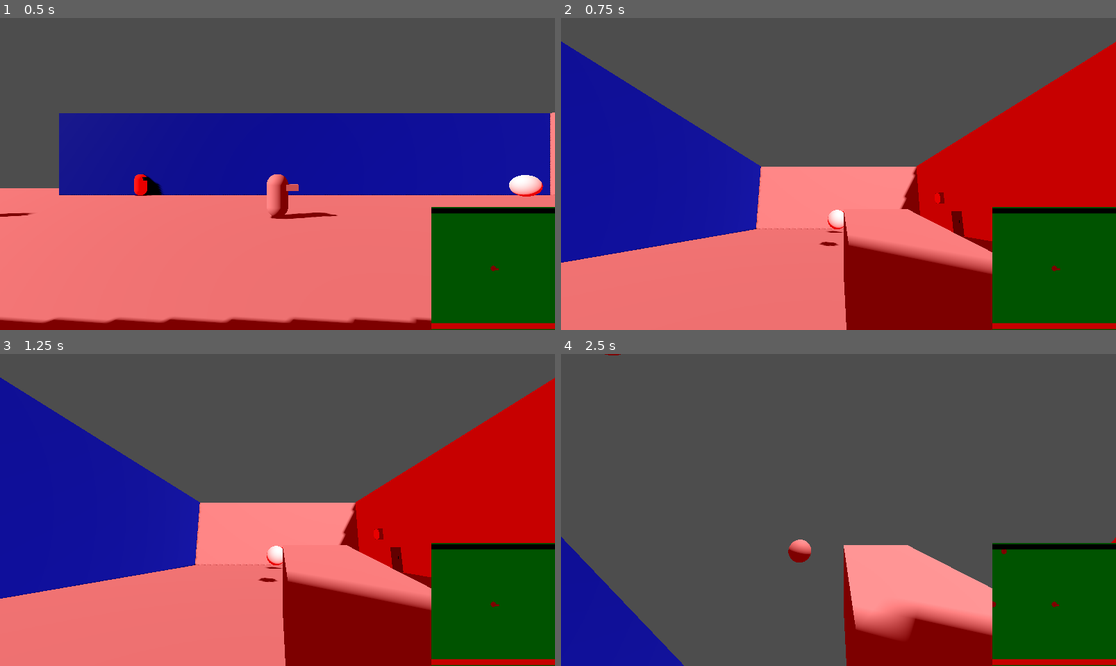
Above: before the commit, frames 1-4 (two rows, left to right).
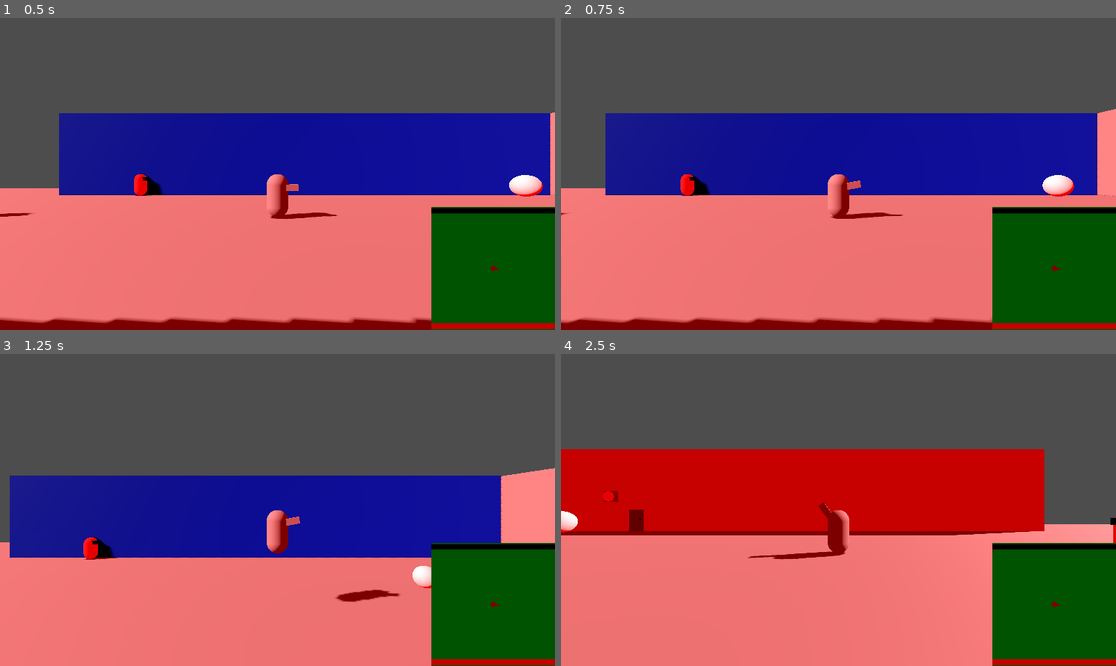
Above: after the commit, the same moments.

Repository: dama33/New-Game-Project
Game: Godot game, scene res://level.tscn
Two runs of this game, one before a commit and one after it. Both use one fixed random seed, a clock stepped at 60 frames per second and the inputs below.
Inputs (mouse positions are in pixels of both pictures, inside the frame that each line leads up to):
- Up to frame 1 (0.5 s): no input
- Up to frame 2 (0.75 s): tap Enter at 0.5 s; move the mouse to (960, 158) at 0.52 s; hold D (right) from 0.53 s (still down); right-click (960, 158) at 0.6 s
- Up to frame 3 (1.25 s): keep holding D (right); tap Space (jump) at 0.77 s
- Up to frame 4 (2.5 s): move the mouse to (810, 510) at 1.27 s; release D (right) at 1.28 s; hold A (left) 1.28-2.03 s; right-click (810, 510) at 1.35 s; tap Space (jump) at 1.52 s; move the mouse to (894, 441) at 2.02 s; hold D (right) from 2.03 s (still down); tap Ctrl (change_side_view) at 2.1 s; right-click (894, 441) at 2.3 s

Frame 1 is identical in both runs. In frame 2, 42% of the frame differs, in the area x 0-100%, y 7-100%; in frame 3, 36%; in frame 4, 57%, in the area x 0-100%, y 0-100%.

Commit message:
added shitty ui element

Diff:
--- /dev/null
+++ b/pickup_popup.gd
@@ -0,0 +1,18 @@
+extends Control
+
+var pickup_resource:PickupResource
+@onready var label:Label = %Label
+
+func _ready():
+	pickup_resource = PickupResource.new()
+	pickup_resource.changed.connect(_pickup_resource_changed)
+
+func _pickup_resource_changed():
+	label.text = pickup_resource.description
+	label.visible = true
+	$Timer.start()
+
+
+func _on_timer_timeout() -> void:
+	label.visible = false
+	label.text = ""
--- a/pickup_resource.gd
+++ b/pickup_resource.gd
@@ -3,6 +3,7 @@
 
 @export var id: int
 @export var name: PickupResource.Pickup
+@export var description: String
 
 enum Pickup{
 	FIRST_PERSON_POWER
--- a/player.gd
+++ b/player.gd
@@ -5,6 +5,7 @@
 @export var mouse_sensitivity = .005
 @export var pivot:Node3D
 @export var shooting_component: ShootingComponent
+
 
 var is_foreground_view:bool
 var inputDirection = Vector3.ZERO
@@ -18,12 +19,16 @@
 var result
 var state: State
 
+#unlock booleans?
+var first_person_unlocked
+
 enum State {
 	FIRST_PERSON,
 	THIRD_PERSON
 }
 
 func _ready() -> void:
+	first_person_unlocked = false
 	SignalBus.pickup_acquired.connect(_pickup_acquired)
 	level_camera.current = true
 	is_foreground_view = false
@@ -52,7 +57,7 @@
 	if Input.is_action_just_pressed("shoot"):
 		shooting_component.shoot(true)
 
-	if Input.is_action_just_pressed("change_camera"):
+	if Input.is_action_just_pressed("change_camera") && first_person_unlocked:
 		if state == State.FIRST_PERSON:
 			Input.mouse_mode = Input.MOUSE_MODE_VISIBLE
 			level_camera.current = true
@@ -118,3 +123,8 @@
 func _pickup_acquired(pickup_resource: PickupResource):
 	print(pickup_resource.id)
 	print(PickupResource.Pickup.keys()[pickup_resource.name])
+	match pickup_resource.name:
+		PickupResource.Pickup.FIRST_PERSON_POWER:
+			first_person_unlocked = true
+			%PickupPopup.pickup_resource.description = pickup_resource.description
+			%PickupPopup.pickup_resource.emit_changed()
--- a/player.tscn
+++ b/player.tscn
@@ -1,9 +1,10 @@
-[gd_scene load_steps=12 format=3 uid="uid://dnsvq2ljshwsf"]
+[gd_scene load_steps=13 format=3 uid="uid://dnsvq2ljshwsf"]
 
 [ext_resource type="Script" uid="uid://cuw7tkspsy1fd" path="res://player.gd" id="1_4flbx"]
 [ext_resource type="Script" uid="uid://cfp7mqofhq2bo" path="res://components/shooting_component.gd" id="2_onrkg"]
 [ext_resource type="PackedScene" uid="uid://d036qgb15y0tm" path="res://components/hurtbox_component.tscn" id="3_hqtel"]
 [ext_resource type="Script" uid="uid://dtqjoscamhgfv" path="res://components/health_component.gd" id="4_hqtel"]
+[ext_resource type="PackedScene" uid="uid://ce7tt5xlxkrku" path="res://ui/pickup_popup.tscn" id="5_2hs0m"]
 [ext_resource type="Script" uid="uid://b3t51n8004xmg" path="res://minimap_camera.gd" id="5_sweqy"]
 
 [sub_resource type="CapsuleShape3D" id="CapsuleShape3D_sh265"]
@@ -90,6 +91,15 @@
 MAX_HEALTH = 10
 metadata/_custom_type_script = "uid://dtqjoscamhgfv"
 
+[node name="PickupPopup" parent="." instance=ExtResource("5_2hs0m")]
+unique_name_in_owner = true
+
+[node name="Label" parent="PickupPopup" index="0"]
+offset_left = -233.0
+offset_top = 2.0
+offset_right = 236.0
+offset_bottom = 115.0
+
 [node name="SubViewportContainer" type="SubViewportContainer" parent="."]
 anchors_preset = 3
 anchor_left = 1.0
@@ -116,3 +126,4 @@
 player = NodePath("../../..")
 
 [editable path="HurtboxComponent"]
+[editable path="PickupPopup"]
--- a/resources/first_person_pickup.tres
+++ b/resources/first_person_pickup.tres
@@ -4,5 +4,6 @@
 
 [resource]
 script = ExtResource("1_ppxmg")
-id = null
-name = "First Person Power"
+id = 0
+name = 0
+description = "Press right click to go into first person mode. This allows you to aim into the foreground and background"
--- /dev/null
+++ b/ui/pickup_popup.tscn
@@ -0,0 +1,32 @@
+[gd_scene load_steps=2 format=3 uid="uid://ce7tt5xlxkrku"]
+
+[ext_resource type="Script" uid="uid://bp8x0mxwb0ipk" path="res://pickup_popup.gd" id="1_dp643"]
+
+[node name="PickupPopup" type="Control"]
+layout_mode = 3
+anchors_preset = 5
+anchor_left = 0.5
+anchor_right = 0.5
+grow_horizontal = 2
+size_flags_horizontal = 4
+size_flags_vertical = 4
+script = ExtResource("1_dp643")
+
+[node name="Label" type="Label" parent="."]
+unique_name_in_owner = true
+visible = false
+modulate = Color(0, 0, 0, 1)
+layout_mode = 0
+offset_left = -234.0
+offset_top = -3.0
+offset_right = 235.0
+offset_bottom = 110.0
+horizontal_alignment = 1
+vertical_alignment = 1
+autowrap_mode = 2
+
+[node name="Timer" type="Timer" parent="."]
+wait_time = 7.0
+one_shot = true
+
+[connection signal="timeout" from="Timer" to="." method="_on_timer_timeout"]
Not shown, added: pickup_popup.gd.uid
